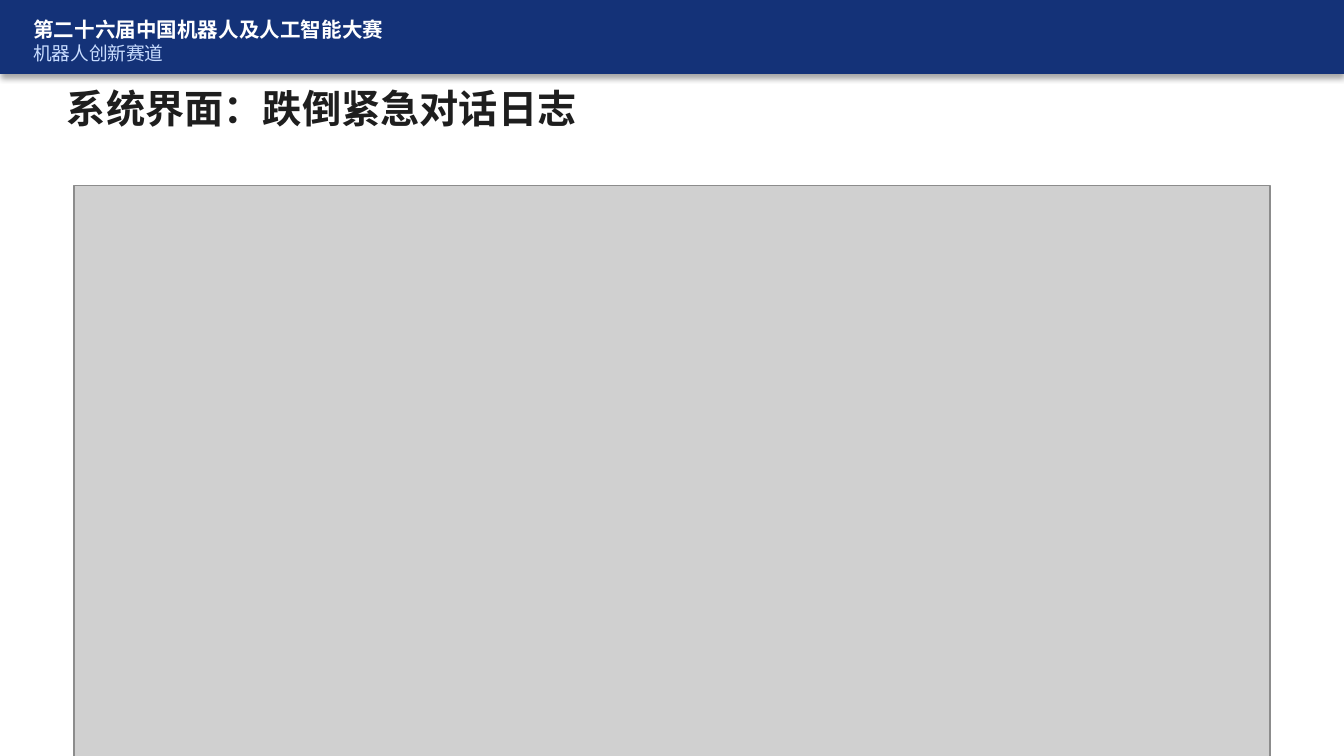
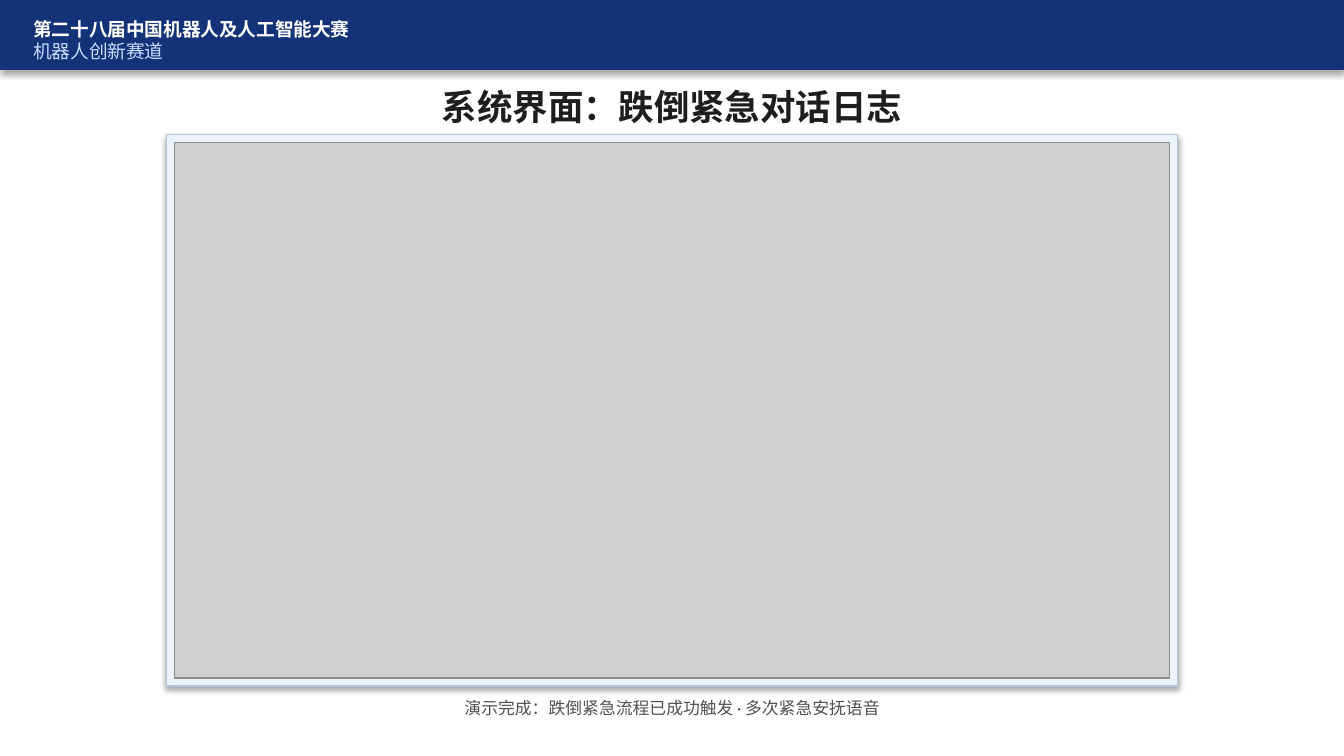
Before and after one commit to FBB123571/ElderCare-Humanoid-Platform, a slide deck: slide 18 of docs/答辩_CareCompanion.pptx. Drawn at 1344x756 pixels with LibreOffice and Linux fonts; fonts in the diff are those of the drawing; grey boxes stand for pictures. Boxes give left, top, right and bottom in pixels: in the first picture for what was removed or moved away, otherwise in the second. Text is boxed around its words. In the diff, an @@ line names an element or a change of style, - is before the commit and + after.

Commit message:
fix(docs): finalize 16:9 PPT layout and 28th competition edition
Compute screenshot placement from actual 10×5.625 slide size, center
images with frame, and update header to the 28th national competition.

```diff
--- a/docs/答辩_CareCompanion.pptx
+++ b/docs/答辩_CareCompanion.pptx
@@ rectangle resized from (x1=0, y1=0, x2=1344, y2=74) to (x1=0, y1=0, x2=1344, y2=70) @@
@@ text at (x1=33, y1=20, x2=349, y2=38): text changed; size 11 to 10 pt @@
-第二十六届中国机器人及人工智能大赛
+第二十八届中国机器人及人工智能大赛
@@ text "系统界面：跌倒紧急对话日志" at (x1=442, y1=89, x2=902, y2=124): size 21 to 19 pt; alignment left to centre @@
@@ rectangle added at (x1=167, y1=134, x2=1179, y2=685), fill #EBF2FA, outline #B4C3DC 0.75 pt @@
@@ picture resized from (x1=74, y1=185, x2=1270, y2=756) to (x1=175, y1=142, x2=1171, y2=677) @@
@@ text added at (x1=464, y1=700, x2=880, y2=716), 9 pt, text #505050 @@
+演示完成：跌倒紧急流程已成功触发 · 多次紧急安抚语音
```
Also in this commit, not shown: 25 other slides changed, 1 other file.
